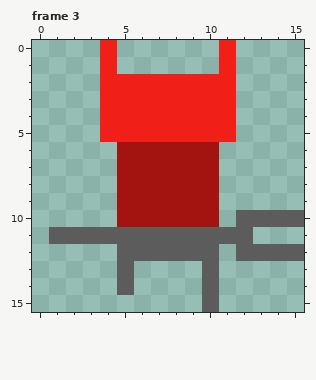
One commit to this pixel-art file: Assets/Images/DevilWalking.ase. That is the earlier state.
16x16 pixels, 4 frames. Shown: frame 3.
New version:
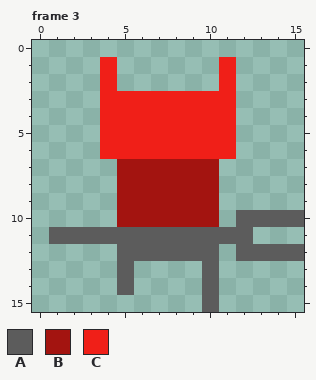
Palette (. is transparent): A #5c5c5c  B #a31410  C #f01f18
What changed:
Frame 3:
y 0: x 4 C -> .; x 11 C -> .
y 2: x 5..10 CCCCCC -> ......
y 6: x 4..11 .BBBBBB. -> CCCCCCCC
